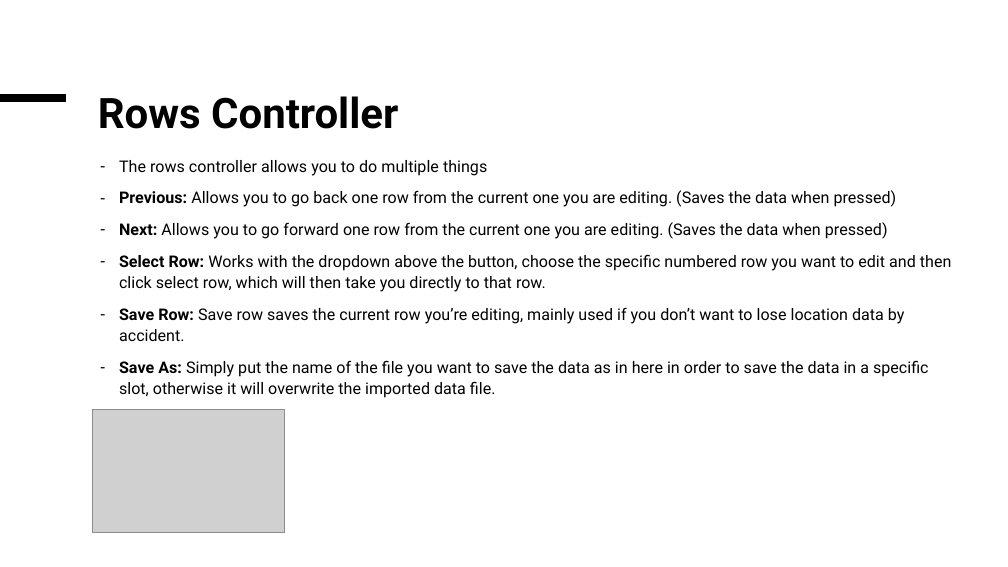
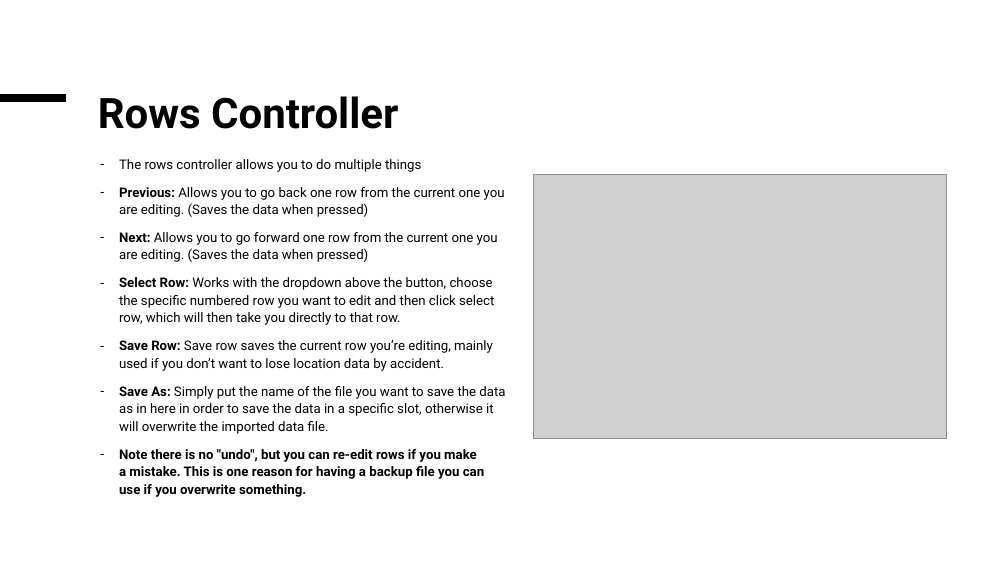
Before and after one commit to D3m0nslay7/HospitalityDataUpdater, a slide deck: slide 8 of Tutorial.pptx (slide 6 before the commit). Drawn at 1008x567 pixels with LibreOffice and Linux fonts; fonts in the diff are those of the drawing; grey boxes stand for pictures. Boxes give left, top, right and bottom in pixels: in the first picture for what was removed or moved away, otherwise in the second. Text is boxed around its words. In the diff, an @@ line names an element or a change of style, - is before the commit and + after.

```diff
--- a/Tutorial.pptx
+++ b/Tutorial.pptx
@@ text at box(119, 159, 505, 434): size 15.3 to 12.6 pt in "The rows controller allows you to do ...", "Previous: Allows you to go back one ...", "Next: Allows you to go forward one ...", "Select Row: Works with the dropdown above ..." and 2 more places @@
@@ picture: place and size @@
-picture at box(93, 410, 285, 533)
+picture at box(534, 175, 947, 439)
@@ text at box(119, 449, 484, 497): paragraph added @@
+– Note there is no "undo", but you can re-edit rows if you make a mistake. This is one reason for having a backup file you can use if you overwrite something.
```
Also in this commit, not shown: 11 other slides changed, 2 slides added.
